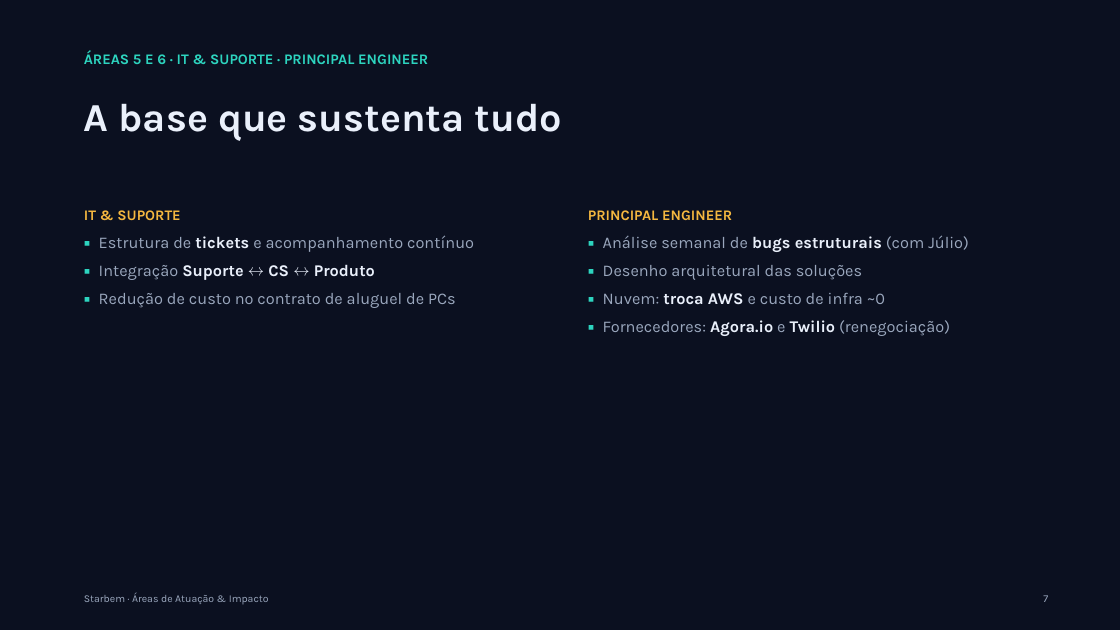
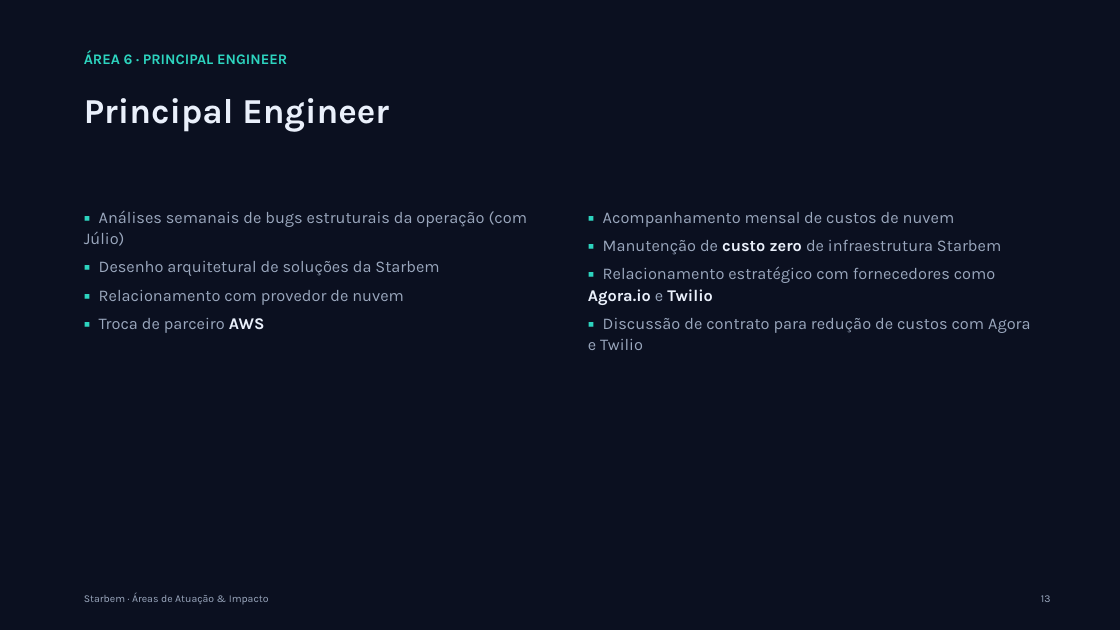
Before and after one commit to renato-dmb/agenda-facil, a slide deck: slide 13 of docs/conversa-ceo/apresentacao.pptx (slide 7 before the commit). Drawn at 1120x630 pixels with LibreOffice and Linux fonts; fonts in the diff are those of the drawing. Boxes give left, top, right and bottom in pixels: in the first picture for what was removed or moved away, otherwise in the second. Text is boxed around its words. In the diff, an @@ line names an element or a change of style, - is before the commit and + after.

```diff
--- a/docs/conversa-ceo/apresentacao.pptx
+++ b/docs/conversa-ceo/apresentacao.pptx
@@ text at (84,51,287,64): text changed @@
-ÁREAS 5 E 6 · IT & SUPORTE · PRINCIPAL ENGINEER
+ÁREA 6 · PRINCIPAL ENGINEER
@@ text removed at (84,103,562,141) @@
-A base que sustenta tudo
@@ text added at (84,98,389,132), 30 pt, text #EAF0FB, bold @@
+Principal Engineer
@@ text at (84,211,527,333): text changed @@
-IT & SUPORTE
-▪ Estrutura de tickets e acompanhamento contínuo
-▪ Integração Suporte ↔ CS ↔ Produto
-▪ Redução de custo no contrato de aluguel de PCs
+▪ Análises semanais de bugs estruturais da operação (com Júlio)
+▪ Desenho arquitetural de soluções da Starbem
+▪ Relacionamento com provedor de nuvem
+▪ Troca de parceiro AWS
@@ text at (588,212,1030,350): text changed @@
-PRINCIPAL ENGINEER
-▪ Análise semanal de bugs estruturais (com Júlio)
-▪ Desenho arquitetural das soluções
-▪ Nuvem: troca AWS e custo de infra ~0
-▪ Fornecedores: Agora.io e Twilio (renegociação)
+▪ Acompanhamento mensal de custos de nuvem
+▪ Manutenção de custo zero de infraestrutura Starbem
+▪ Relacionamento estratégico com fornecedores como Agora.io e Twilio
+▪ Discussão de contrato para redução de custos com Agora e Twilio
@@ text at (1041,595,1051,602): text changed @@
-7
+13
```
Also in this commit, not shown: 9 other slides changed, 8 slides added, 1 slide removed, 2 other files.
